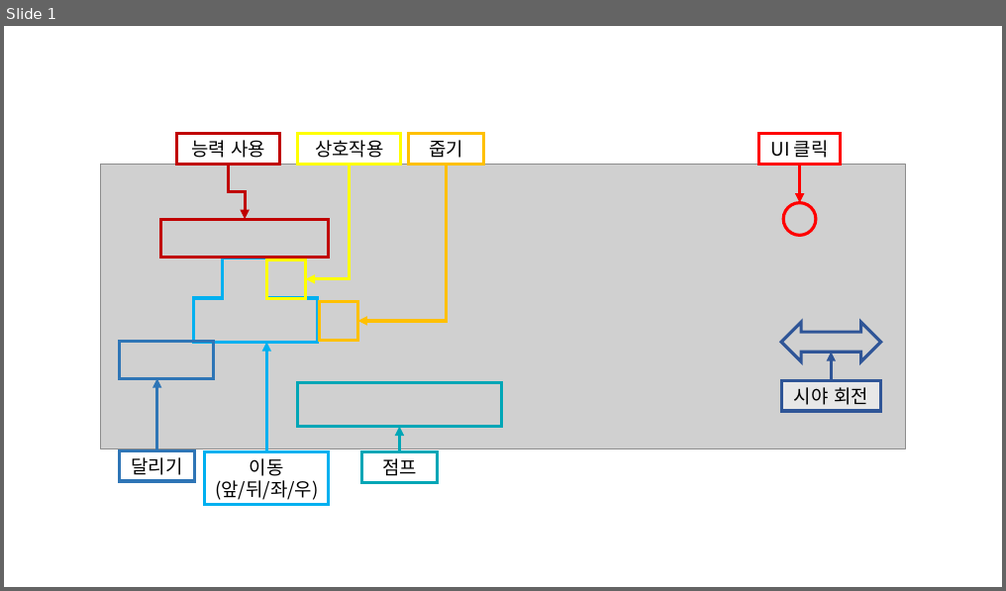
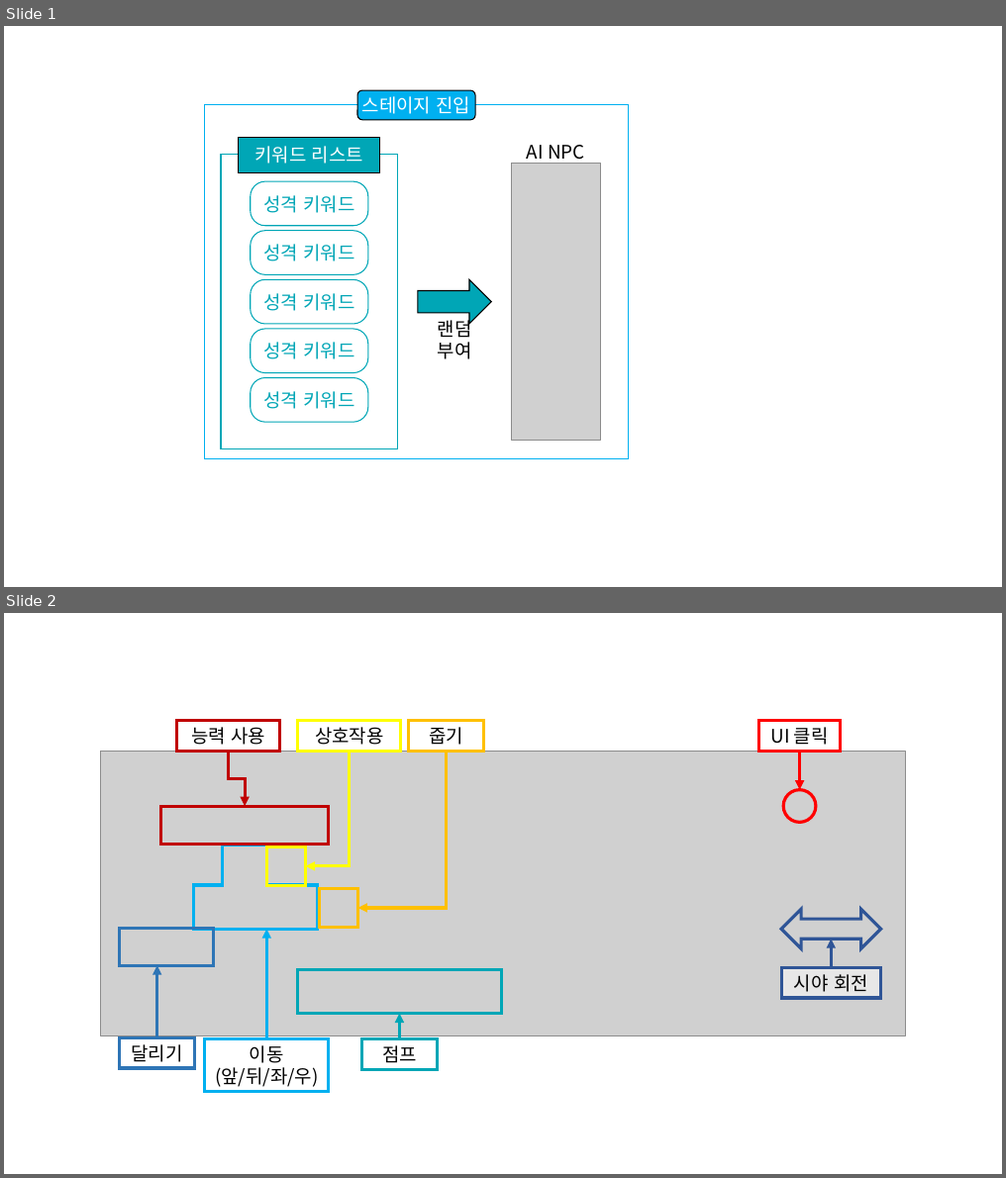
Before and after one commit to WooSeonghyeok/Moumi_moz.A.I.c_Documents, a slide deck: Docs/모으미_moz.A.I.c_기획서 이미지 슬라이드.docx.pptx. Shown one above the other, each under a label of ours: slide 1 before the commit, slides 1 and 2 after it. The pictures are 1006x591 and 1006x1178 pixels, drawn with LibreOffice and Linux fonts; fonts in the diff are those of the drawing; grey boxes stand for pictures. Boxes give left, top, right and bottom in pixels: in the first picture for what was removed or moved away, otherwise in the second. Text is boxed around its words. In the diff, an @@ line names an element or a change of style, - is before the commit and + after.

```diff
--- a/Docs/모으미_moz.A.I.c_기획서 이미지 슬라이드.docx.pptx
+++ b/Docs/모으미_moz.A.I.c_기획서 이미지 슬라이드.docx.pptx
@@ slide 1 added at (4,26,1002,587), background #FFFFFF @@
@@ rectangle added at (205,105,629,459), fill #FFFFFF, outline #00B0F0 1 pt @@
@@ rounded rectangle added at (357,90,475,120), fill #00B0F0, outline #000000 1 pt, 18 pt, text #FFFFFF @@
+스테이지 진입
@@ rectangle added at (239,138,380,173), fill #00A6B6, outline #000000 1 pt, 18 pt, text #FFFFFF @@
+키워드 리스트
@@ rectangle added at (221,155,398,450), fill #FFFFFF, outline #00A6B6 1 pt @@
@@ picture added at (512,163,600,441) @@
@@ text added at (527,145,585,165), 18 pt, text #000000 @@
+AI NPC
@@ rounded rectangle added at (251,181,368,226), fill #FFFFFF, outline #00A6B6 1 pt, 18 pt, text #00A6B6 @@
+성격 키워드
@@ rounded rectangle added at (251,230,368,274), fill #FFFFFF, outline #00A6B6 1 pt, 18 pt, text #00A6B6 @@
+성격 키워드
@@ rounded rectangle added at (251,279,368,324), fill #FFFFFF, outline #00A6B6 1 pt, 18 pt, text #00A6B6 @@
+성격 키워드
@@ right arrow added at (418,279,491,324), fill #00A6B6, outline #000000 1 pt @@
@@ text added at (438,316,472,360), 18 pt, text #000000 @@
+랜덤 부여
@@ rounded rectangle added at (251,329,368,373), fill #FFFFFF, outline #00A6B6 1 pt, 18 pt, text #00A6B6 @@
+성격 키워드
@@ rounded rectangle added at (251,377,368,422), fill #FFFFFF, outline #00A6B6 1 pt, 18 pt, text #00A6B6 @@
+성격 키워드
@@ what was slide 1 is now slide 2 @@
```
Also in this commit, not shown: 3 other slides added, 2 other files.
